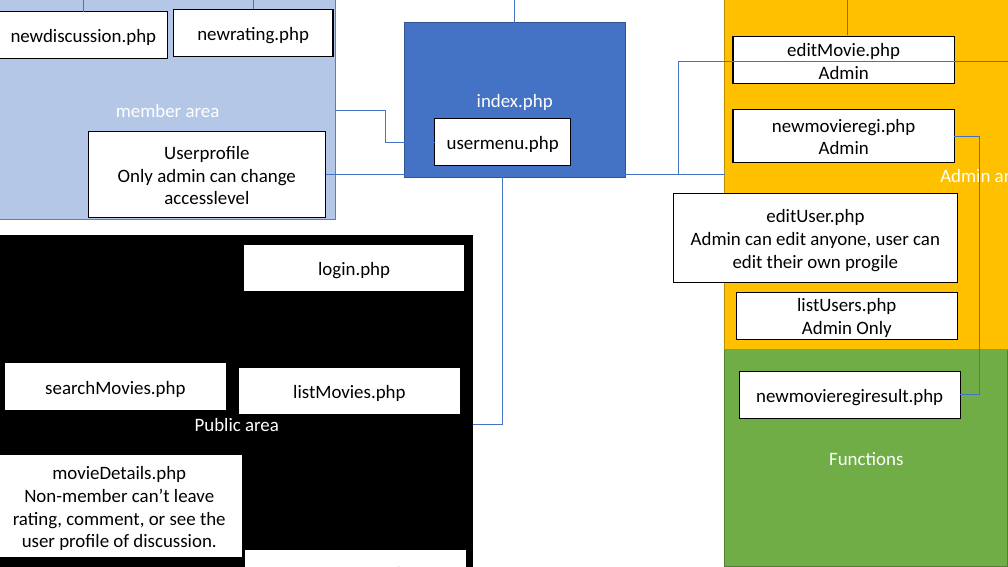
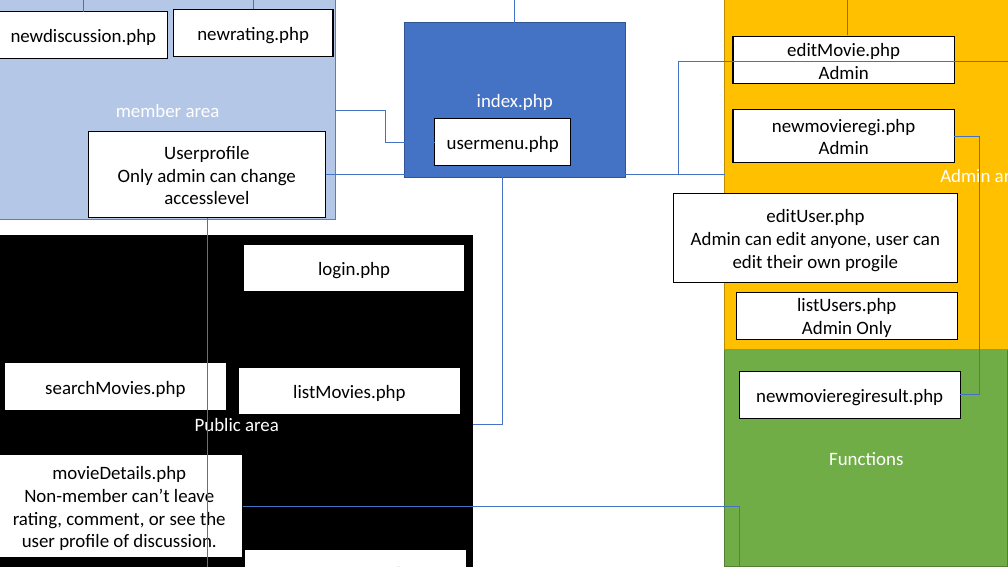
Before and after one commit to last72/csg2431at1st, a slide deck: slide 1 of extra/Sitemap.pptx. Drawn at 1008x567 pixels with LibreOffice and Linux fonts; fonts in the diff are those of the drawing. Boxes give left, top, right and bottom in pixels: in the first picture for what was removed or moved away, otherwise in the second. Text is boxed around its words. In the diff, an @@ line names an element or a change of style, - is before the commit and + after.

```diff
--- a/extra/Sitemap.pptx
+++ b/extra/Sitemap.pptx
@@ elbow line added from (207, 218) to (606, 567), #4472C4 0.5 pt @@
@@ elbow line added from (243, 507) to (740, 567), #4472C4 0.5 pt @@
```
Also in this commit, not shown: 7 other files.
